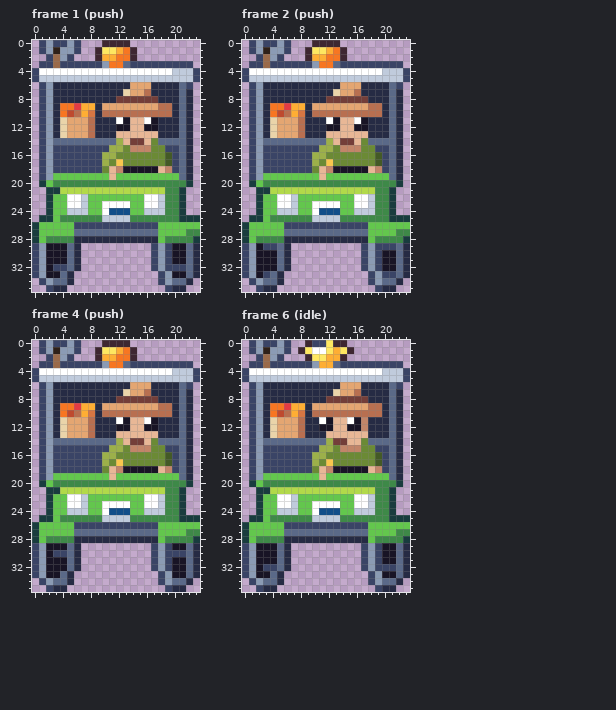
Pixel-art file -- art/hood-people/ranger-cart@50.aseprite. The picture above is the old version.
24x36 pixels, 12 frames. Shown: frame 1 (push), frame 2 (push), frame 4 (push), frame 6 (idle). The commit also changed other frames, which this record leaves out.
The result:
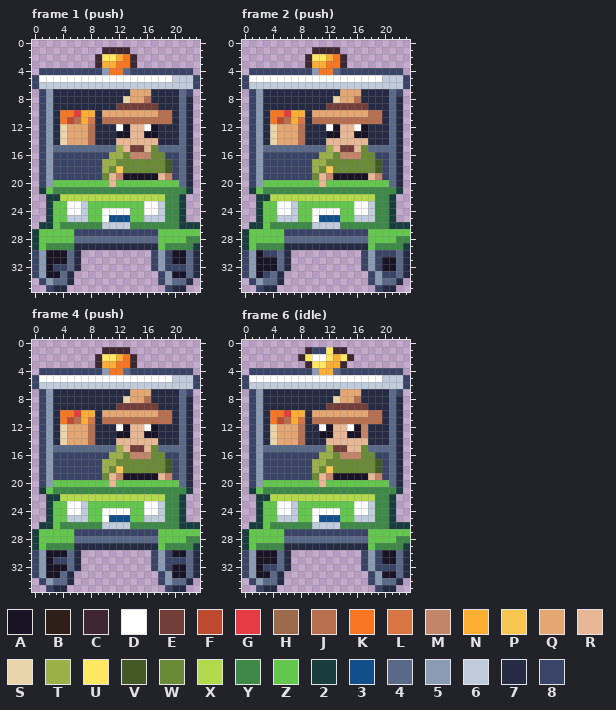
Palette (. is transparent): A #181425  B #2e2019  C #3e2731  D #ffffff  E #733e39  F #be4a2f  G #e43b44  H #9a6a4a  J #b86f50  K #f77622  L #d77643  M #c28569  N #feae34  P #f9c74f  Q #e4a672  R #e8b796  S #ead4aa  T #9cb04a  U #fee761  V #445a26  W #6b8a35  X #b2d94a  Y #3e8948  Z #63c74d  2 #193c3e  3 #124e89  4 #5a6988  5 #8b9bb4  6 #c0cbdc  7 #262b44  8 #3a4466
From old to new:
Changed rows in their new state; - is an unchanged pixel.
Frame 1 (push):
first column x 0:
 0 -......---....----------
 1 -......--.CCCC.---------
 2 --....----UUN-----------
 3 -........CNN-KC........-
 4 .8888888885KK4888888888.
 5 -DDDDDDDDDDDDDDDDDDD----
 6 866666666666666666666668
 7 -------------7--Q-----8-
 8 ------------7SQQJ7------
 9 ----77777-77EEEEEE77----
10 -----KG-N-QQQQQQQQ------
11 ----KFJNL-JJJJJJJJJJ----
12 ------------D---D-------
13 ------------AA--AA------
14 ---7SQQQJ777R-RR-R777---
15 ---444444444-REER-444---
16 ----------8-T-MMM--8----
17 -----------TW-----------
18 ----------TWPWWWWWWV----
19 ---8888888W-MAAAAARM8---
20 -85ZZZZZZZZRZZZZZZZZZ47-
21 -2ZYYYYYYYYYYYYYYYY--Y2-
22 ---2XXXXXXXXXXXXXXX-----
23 ----------ZZZZ----------
24 -----DD----DDD--DD------
25 -.--Z666ZZD333ZZ666---..
26 .22-YYYYYY6666YYYYYYY222
27 ------888888888888----ZZ
28 --ZZZZ444444444444-ZZZ-Y
29 2ZYYYY-77777777777ZYYYY2
Frame 2 (push):
first column x 0:
 0 -......---....----------
 1 -......--.CCCC.---------
 2 --....----UUN-----------
 3 -........CNN-KC........-
 4 .8888888885KK4888888888.
 5 -DDDDDDDDDDDDDDDDDDD----
 6 866666666666666666666668
 7 -------------7--Q-----8-
 8 ------------7SQQJ7------
 9 ----77777-77EEEEEE77----
10 -----KG-N-QQQQQQQQ------
11 ----KFJNL-JJJJJJJJJJ----
12 ------------D---D-------
13 ------------AA--AA------
14 ---7SQQQJ777R-RR-R777---
15 ---444444444-REER-444---
16 ----------8-T-MMM--8----
17 -----------TW-----------
18 ----------TWPWWWWWWV----
19 ---8888888W-MAAAAARM8---
20 -85ZZZZZZZZRZZZZZZZZZ47-
21 -2ZYYYYYYYYYYYYYYYY--Y2-
22 ---2XXXXXXXXXXXXXXX-----
23 ----------ZZZZ----------
24 -----DD----DDD--DD------
25 -.--Z666ZZD333ZZ666---..
26 .22-YYYYYY6666YYYYYYY222
27 ------888888888888----ZZ
28 --ZZZZ444444444444-ZZZ-Y
29 2ZYYYY-77777777777ZYYYY2
30 ---88---------------88--
Frame 4 (push):
first column x 0:
 0 -......---....----------
 1 -......--.CCCC.---------
 2 --....----UUN-----------
 3 -........CNN-KC........-
 4 .8888888885KK4888888888.
 5 -DDDDDDDDDDDDDDDDDDD----
 6 866666666666666666666668
 7 -------------7--Q-----8-
 8 ------------7SQQJ7------
 9 ----77777-77EEEEEE77----
10 -----KG-N-QQQQQQQQ------
11 ----KFJNL-JJJJJJJJJJ----
12 ------------D---D-------
13 ------------AA--AA------
14 ---7SQQQJ777R-RR-R777---
15 ---444444444-REER-444---
16 ----------8-T-MMM--8----
17 -----------TW-----------
18 ----------TWPWWWWWWV----
19 ---8888888W-MAAAAARM8---
20 -85ZZZZZZZZRZZZZZZZZZ47-
21 -2ZYYYYYYYYYYYYYYYY--Y2-
22 ---2XXXXXXXXXXXXXXX-----
23 ----------ZZZZ----------
24 -----DD----DDD--DD------
25 -.--Z666ZZD333ZZ666---..
26 .22-YYYYYY6666YYYYYYY222
27 ------888888888888----ZZ
28 --ZZZZ444444444444-ZZZ-Y
29 2ZYYYY-77777777777ZYYYY2
30 ---AA---------------AA--
31 ---88---------------88--
Frame 6 (idle):
first column x 0:
 0 -......--......---------
 1 -......-.C88-CC.--------
 2 --....--CUDDU-UC--------
 3 -........CUU-NC........-
 4 .8888888885NN4888888888.
 5 -DDDDDDDDDDDDDDDDDDD----
 6 866666666666666666666668
 7 -------------7--Q-----8-
 8 ------------7SQQJ7------
 9 ----77777-77EEEEEE77----
10 -----KG-N-QQQQQQQQ------
11 ----KFJNL-JJJJJJJJJJ----
12 -----------D---D--------
13 -----------AA--AAM------
14 ---7SQQQJ777RRR--R777---
15 ---444444444-EERR-444---
16 ----------8-T-MMM--8----
17 -----------TW-----------
18 ----------TWPWWWWWWV----
19 ---8888888W-MAAAAARM8---
20 -85ZZZZZZZZRZZZZZZZZZ47-
21 -2ZYYYYYYYYYYYYYYYY--Y2-
22 ---2XXXXXXXXXXXXXXX-----
23 ----------ZZZZ----------
24 -----DD----DDD--DD------
25 -.--Z666ZZD333ZZ666---..
26 .22-YYYYYY6666YYYYYYY222
27 ------888888888888----ZZ
28 --ZZZZ444444444444-ZZZ-Y
29 2ZYYYY-77777777777ZYYYY2
